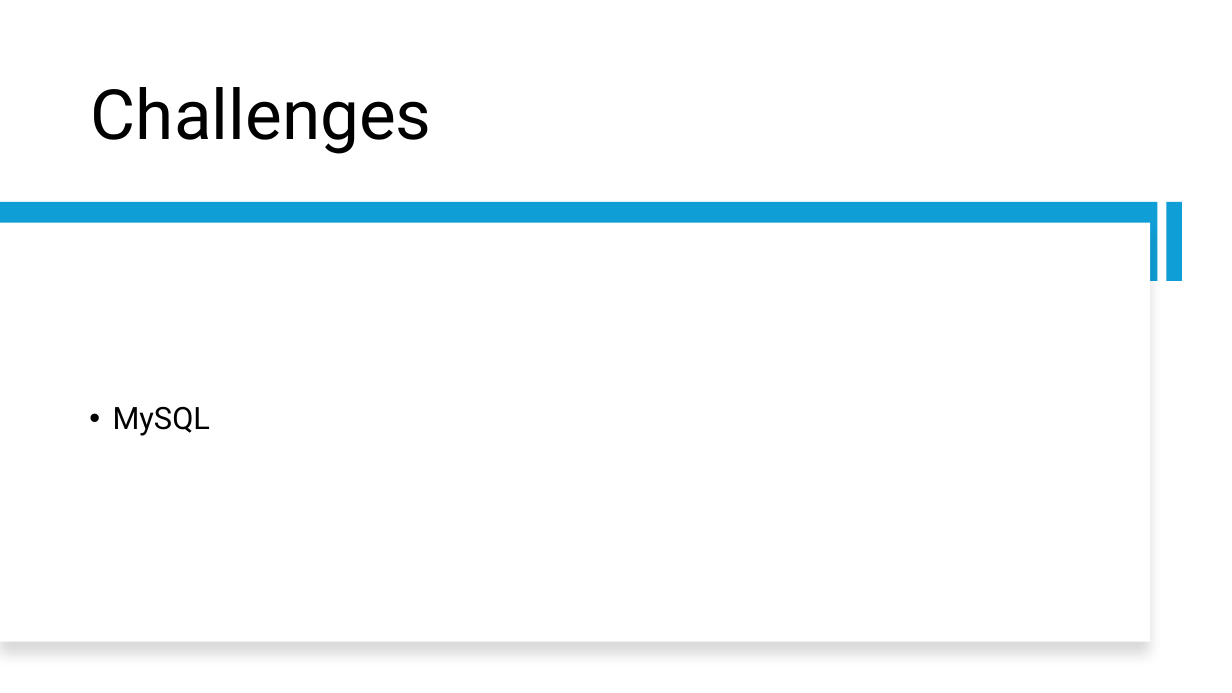
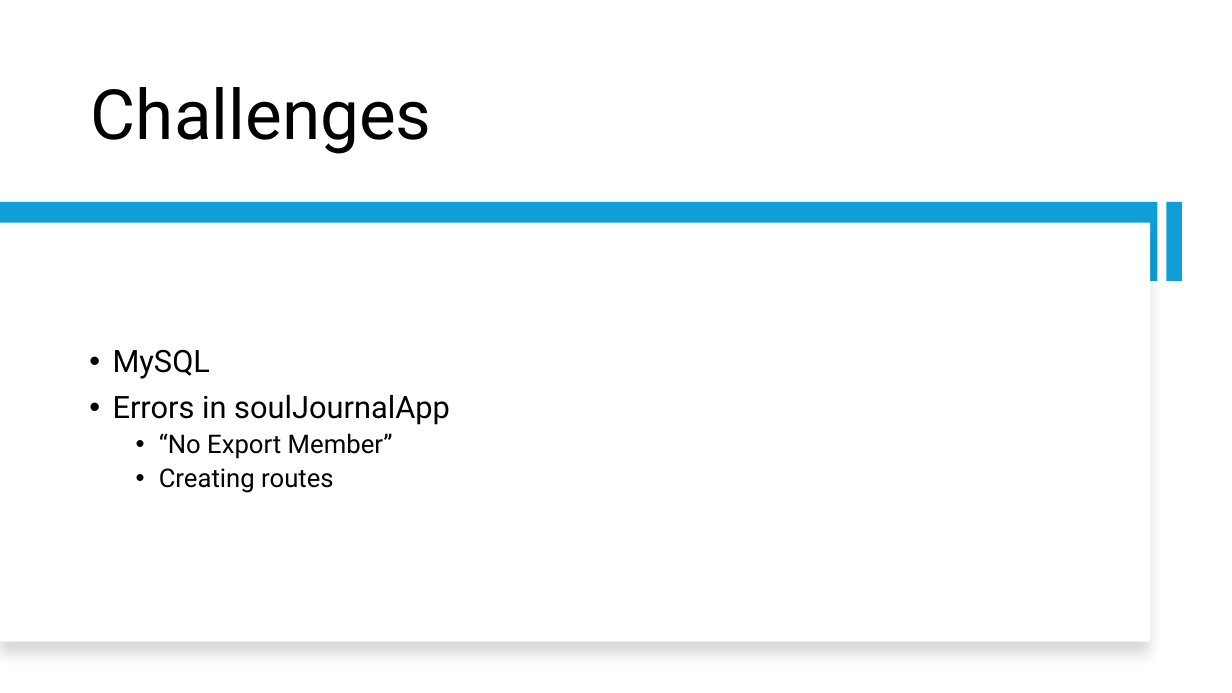
Before and after one commit to dempseyevans/cst323Hku, a slide deck: slide 3 of cst391/milestone/docs/SoulJournal.pptx. Drawn at 1232x693 pixels with LibreOffice and Linux fonts; fonts in the diff are those of the drawing. Boxes give left, top, right and bottom in pixels: in the first picture for what was removed or moved away, otherwise in the second. Text is boxed around its words. In the diff, an @@ line names an element or a change of style, - is before the commit and + after.

```diff
--- a/cst391/milestone/docs/SoulJournal.pptx
+++ b/cst391/milestone/docs/SoulJournal.pptx
@@ text at (x1=113, y1=395, x2=450, y2=493): paragraphs added @@
+• Errors in soulJournalApp
+  • “No Export Member”
+  • Creating routes
```
Also in this commit, not shown: 3 other slides changed.
